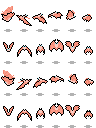
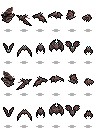
The second 96px x 128px image is a revision of the first. Changes to its layers:
painted on "bat.png" over [1, 6, 93, 119]
